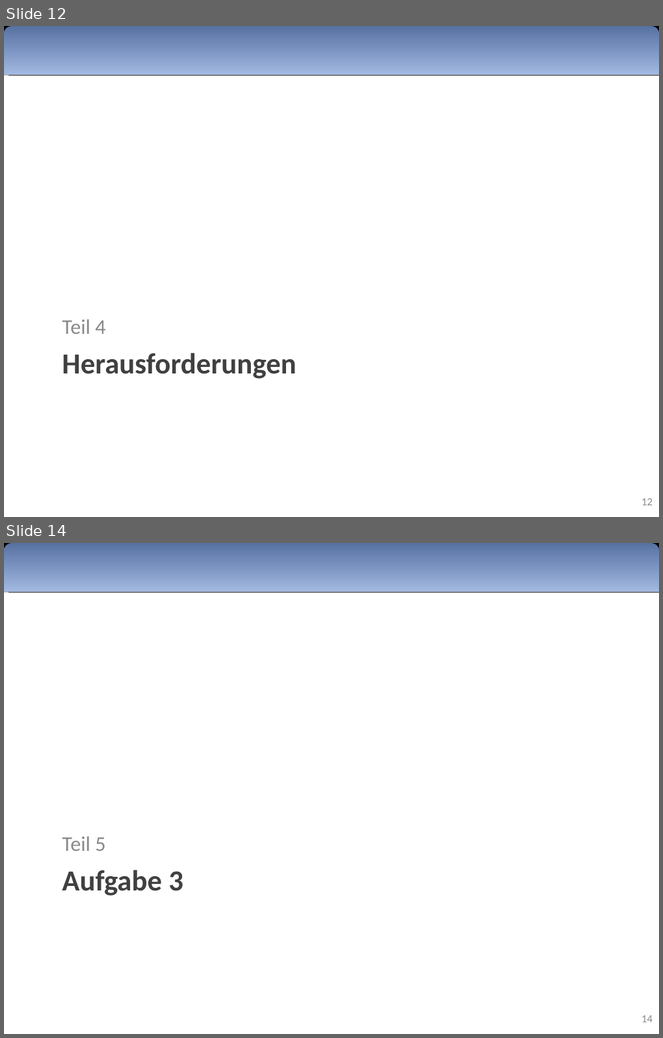
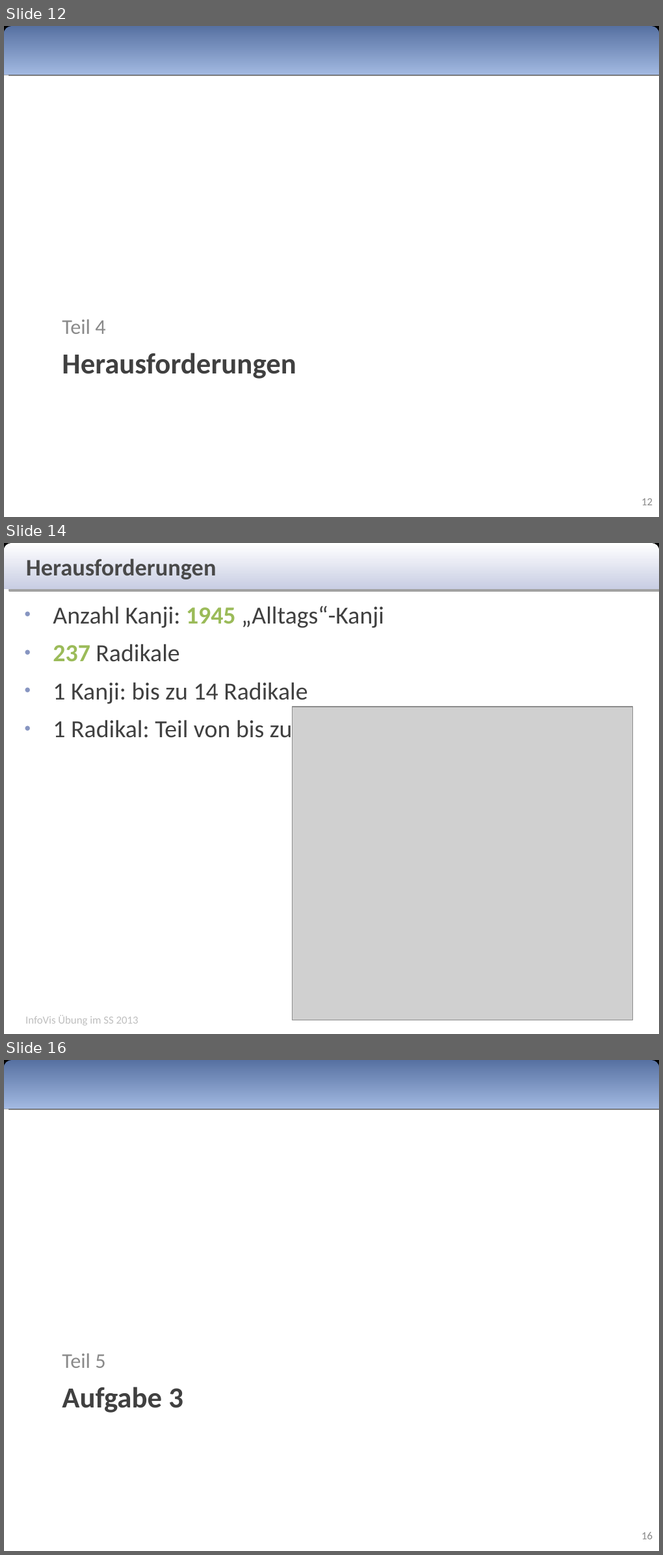
Before and after one commit to Rajikarubijua/bushumappu, a slide deck: presentation/zwischenpräsentation.odp. Shown one above the other, each under a label of ours: slides 12 and 14 before the commit, slides 12, 14 and 16 after it; the slides between them are not shown. The pictures are 663x1038 and 663x1555 pixels, drawn with LibreOffice and Linux fonts; fonts in the diff are those of the drawing; grey boxes stand for pictures. Boxes give left, top, right and bottom in pixels: in the first picture for what was removed or moved away, otherwise in the second. Text is boxed around its words. In the diff, an @@ line names an element or a change of style, - is before the commit and + after.

```diff
--- a/presentation/zwischenpräsentation.odp
+++ b/presentation/zwischenpräsentation.odp
@@ slide 14 added at (4, 543, 659, 1034), background #FFFFFF @@
@@ rectangle added at (4, 543, 659, 589), fill #000000 @@
@@ freeform shape added at (4, 543, 659, 590), fill gradient #FFFFFF to #C8CDE3 @@
@@ text added at (26, 559, 217, 579), 26 pt, text #494949, bold @@
+Herausforderungen
@@ text added at (53, 606, 384, 744), 27 pt, text #404040 @@
+● Anzahl Kanji: 1945 „Alltags“-Kanji
+● 237 Radikale
+● 1 Kanji: bis zu 14 Radikale
+● 1 Radikal: Teil von bis zu 345 Kanji
@@ picture added at (293, 707, 633, 1020) @@
@@ text added at (25, 1016, 139, 1026), 12 pt, text #BFBFBF @@
+InfoVis Übung im SS 2013
@@ what was slide 14 is now slide 16 @@
@@ page number at (642, 1532, 653, 1540): text changed @@
-14
+16
```
Also in this commit, not shown: 14 slides changed, 3 other slides added, 2 slides removed.
